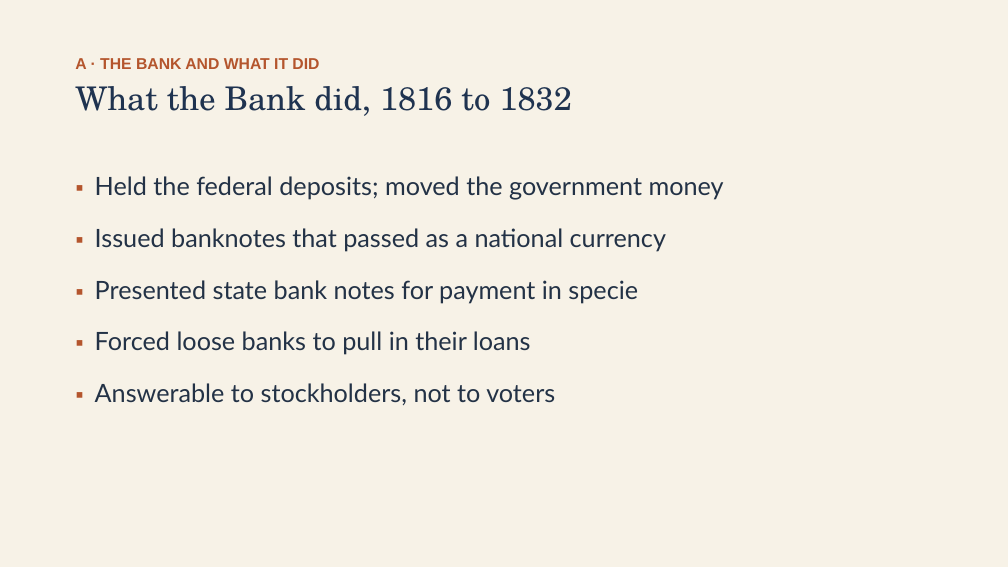
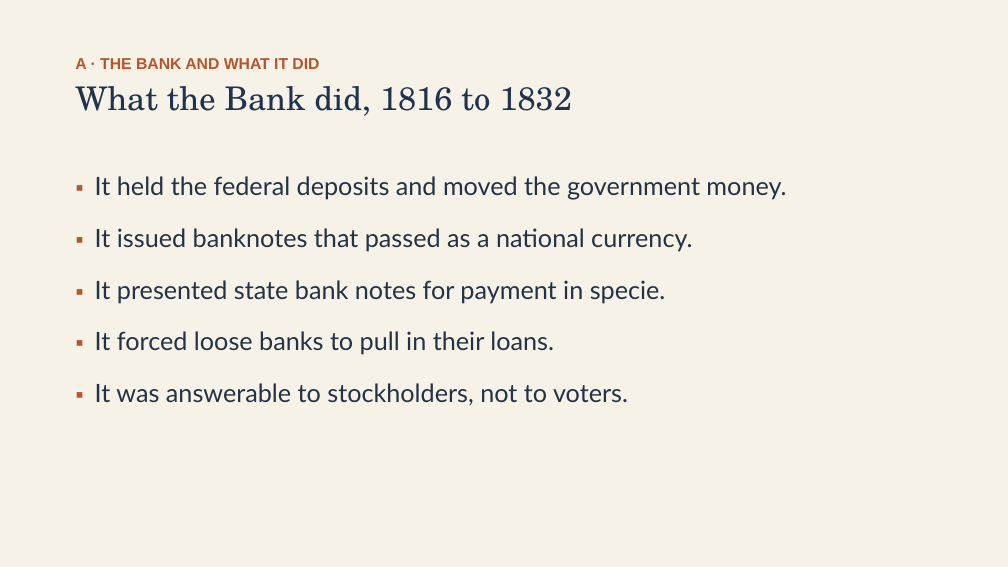
Before and after one commit to ab17gthb/humanities-curriculum-group, a slide deck: slide 5 of jackson-reform/lesson-04/lesson-04-slides.pptx. Drawn at 1008x567 pixels with LibreOffice and Linux fonts; fonts in the diff are those of the drawing. Boxes give left, top, right and bottom in pixels: in the first picture for what was removed or moved away, otherwise in the second. Text is boxed around its words. In the diff, an @@ line names an element or a change of style, - is before the commit and + after.

Commit message:
Rollout: JR L4 reworked and live (Bank War)

```diff
--- a/jackson-reform/lesson-04/lesson-04-slides.pptx
+++ b/jackson-reform/lesson-04/lesson-04-slides.pptx
@@ text at (95,176,786,405): text changed @@
-▪ Held the federal deposits; moved the government money
-▪ Issued banknotes that passed as a national currency
-▪ Presented state bank notes for payment in specie
-▪ Forced loose banks to pull in their loans
-▪ Answerable to stockholders, not to voters
+▪ It held the federal deposits and moved the government money.
+▪ It issued banknotes that passed as a national currency.
+▪ It presented state bank notes for payment in specie.
+▪ It forced loose banks to pull in their loans.
+▪ It was answerable to stockholders, not to voters.
```
Also in this commit, not shown: 9 other slides changed, 6 other files.
